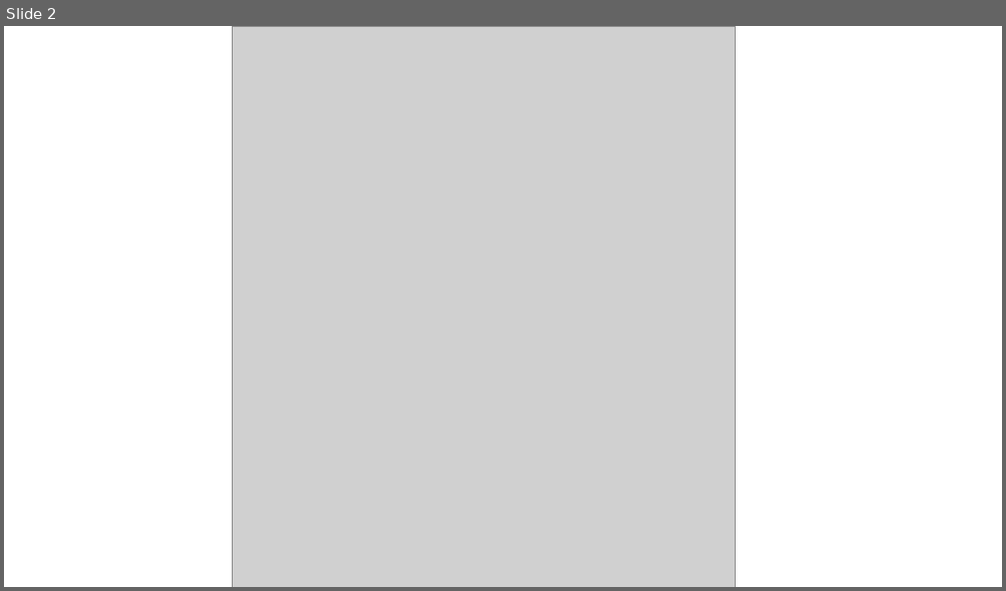
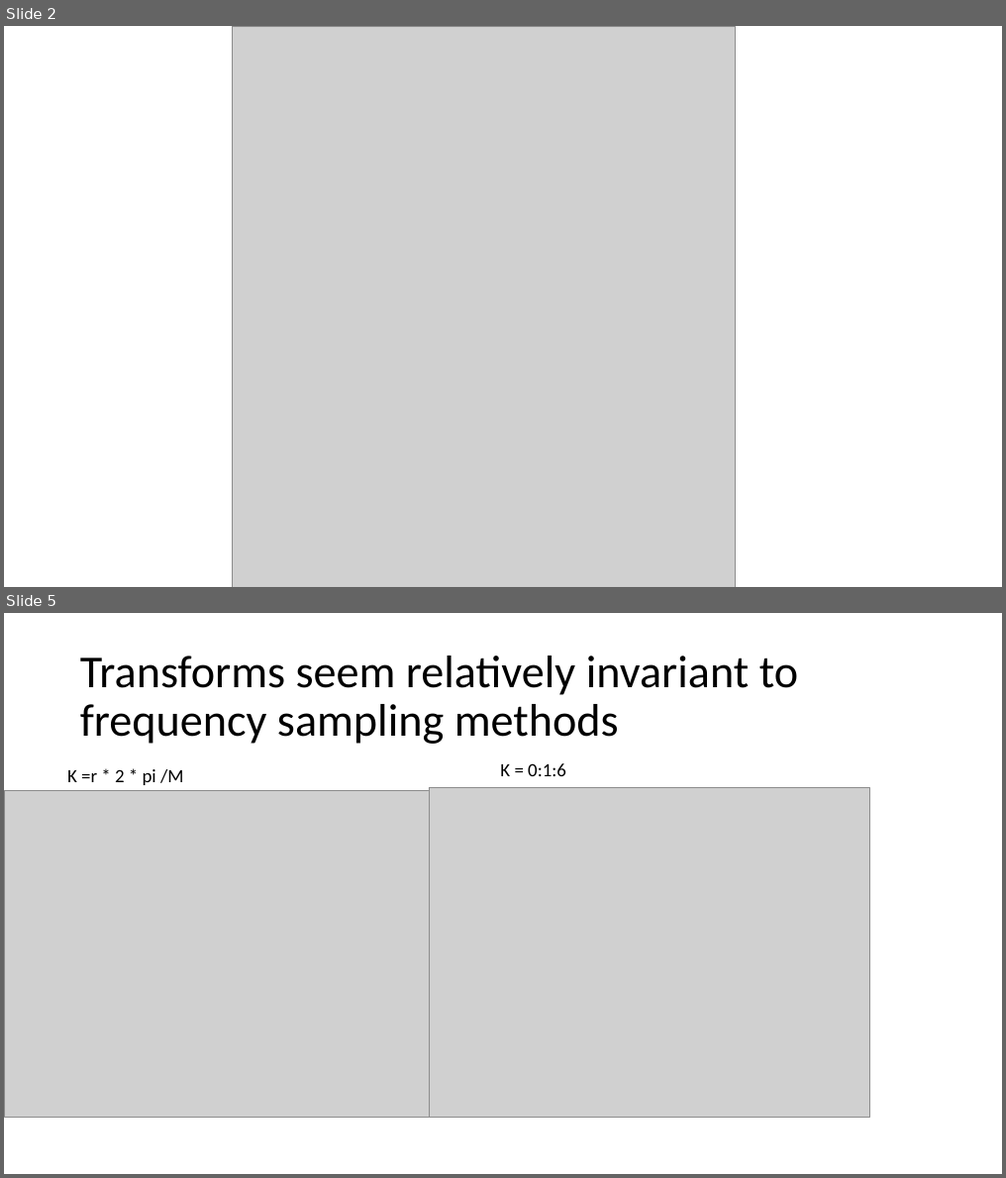
Before and after one commit to acs3235/BMIL, a slide deck: Research Update 4.20.2017.pptx. Shown one above the other, each under a label of ours: slide 2 before the commit, slides 2 and 5 after it; the slides between them are not shown. The pictures are 1006x591 and 1006x1178 pixels, drawn with LibreOffice and Linux fonts; fonts in the diff are those of the drawing; grey boxes stand for pictures. Boxes give left, top, right and bottom in pixels: in the first picture for what was removed or moved away, otherwise in the second. Text is boxed around its words. In the diff, an @@ line names an element or a change of style, - is before the commit and + after.

```diff
--- a/Research Update 4.20.2017.pptx
+++ b/Research Update 4.20.2017.pptx
@@ slide 5 added at (4, 613, 1002, 1174), background #FFFFFF @@
@@ title added at (80, 656, 798, 744), 44 pt, text #000000 @@
+Transforms seem relatively invariant to frequency sampling methods
@@ picture added at (4, 790, 441, 1118) @@
@@ text added at (67, 769, 183, 785), 18 pt, text #000000 @@
+K =r * 2 * pi /M
@@ picture added at (429, 787, 869, 1118) @@
@@ text added at (500, 763, 566, 776), 18 pt, text #000000 @@
+K = 0:1:6
```
Also in this commit, not shown: 10 other slides added, 8 other files.
